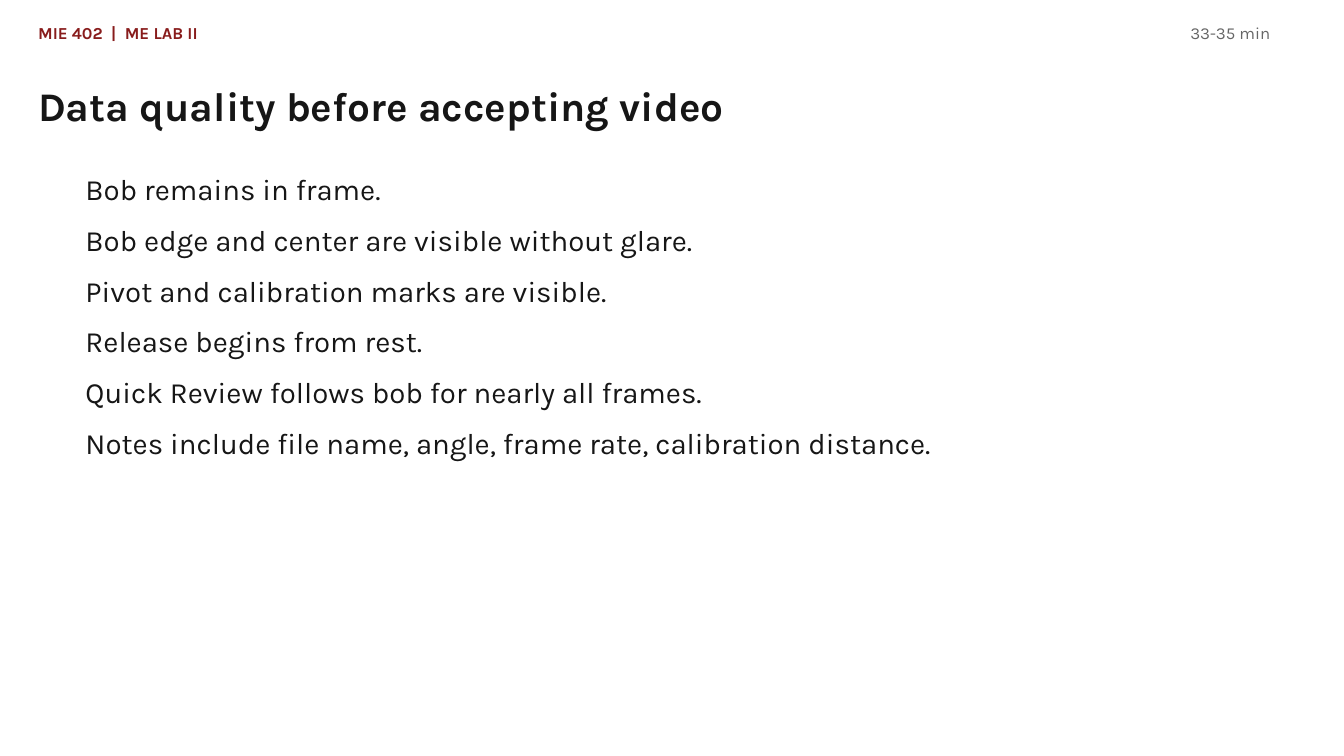
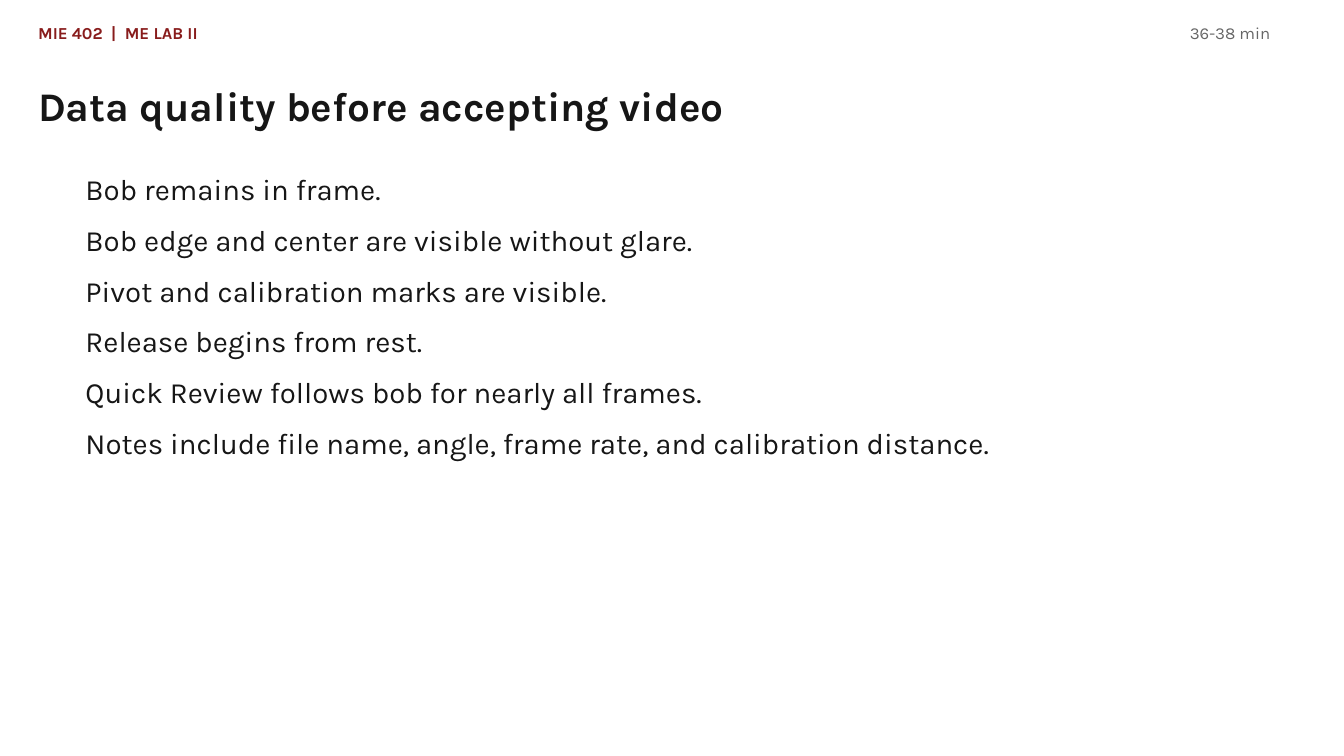
Before and after one commit to Ehsan-Roohi/MIE402-Lab, a slide deck: slide 18 of site/docs/MIE402_Lecture03_Single_Pendulum_PreLab2_Fall2026.pptx (slide 17 before the commit). Drawn at 1344x756 pixels with LibreOffice and Linux fonts; fonts in the diff are those of the drawing. Boxes give left, top, right and bottom in pixels: in the first picture for what was removed or moved away, otherwise in the second. Text is boxed around its words. In the diff, an @@ line names an element or a change of style, - is before the commit and + after.

```diff
--- a/site/docs/MIE402_Lecture03_Single_Pendulum_PreLab2_Fall2026.pptx
+++ b/site/docs/MIE402_Lecture03_Single_Pendulum_PreLab2_Fall2026.pptx
@@ text at [1190,27,1270,39]: text changed @@
-33-35 min
+36-38 min
@@ text at [85,433,989,461]: text changed @@
-Notes include file name, angle, frame rate, calibration distance.
+Notes include file name, angle, frame rate, and calibration distance.
```
Also in this commit, not shown: 18 other slides changed, 2 slides added, 1 slide removed, 7 other files.
